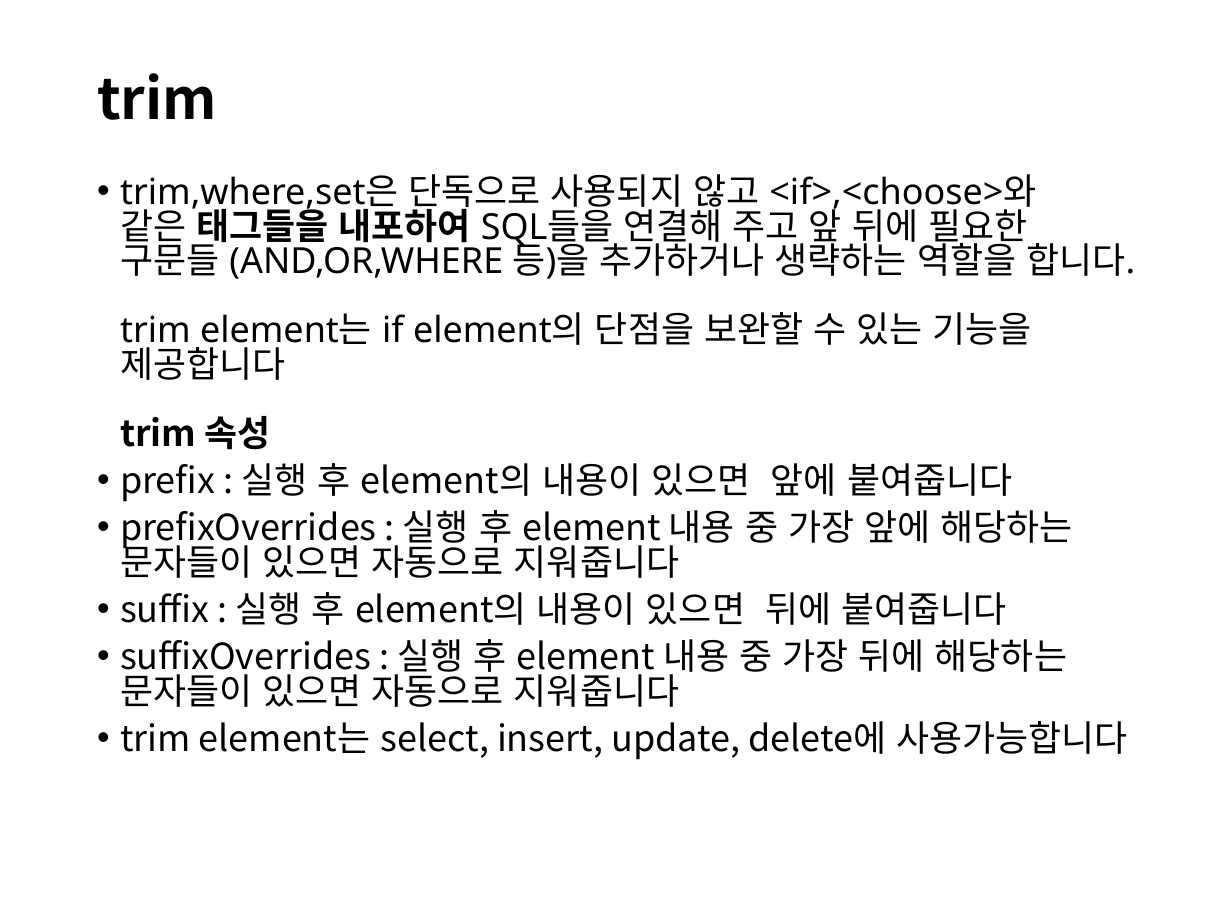
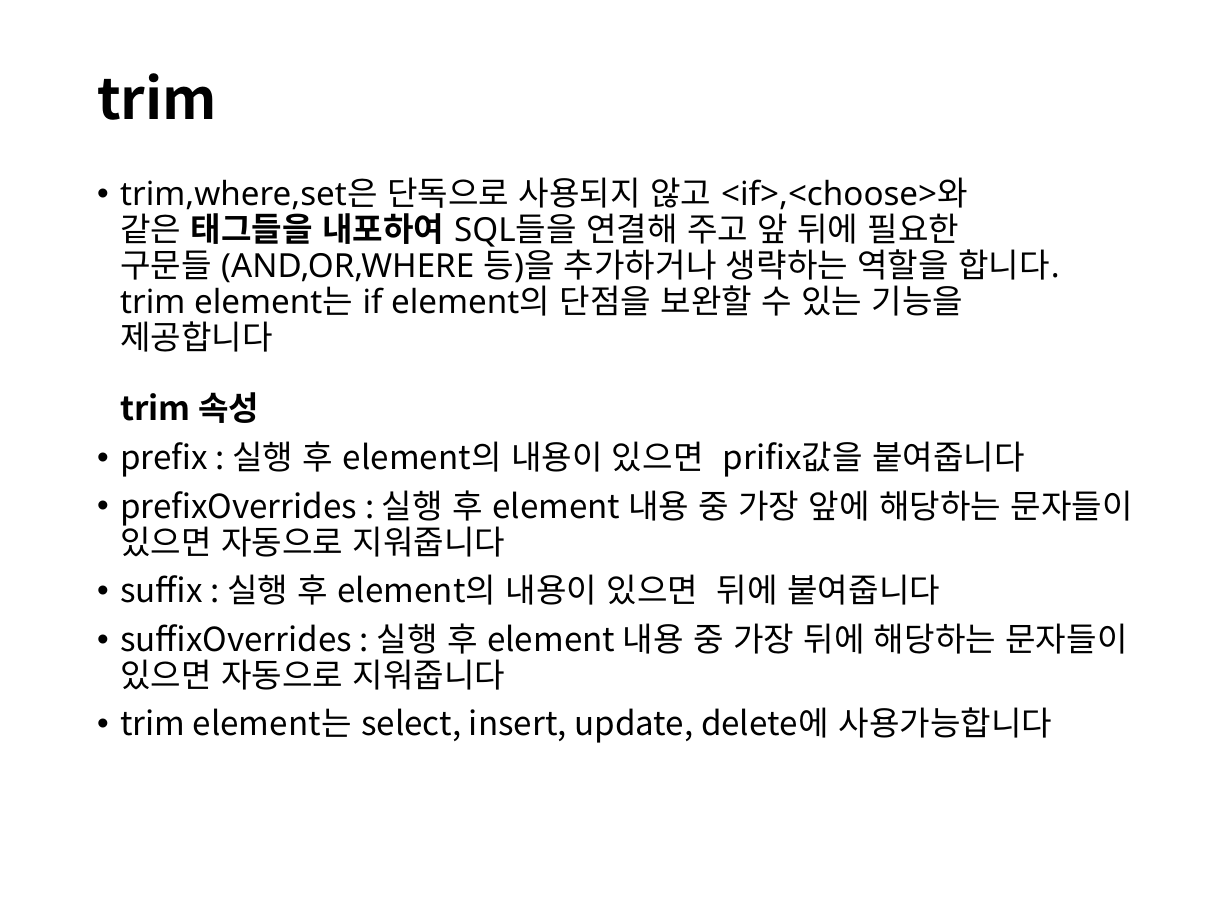
Before and after one commit to itrecipe/Web_Study_ez, a slide deck: slide 123 of spring - 학습자료/PART3.pptx. Drawn at 1232x924 pixels with LibreOffice and Linux fonts; fonts in the diff are those of the drawing. Boxes give left, top, right and bottom in pixels: in the first picture for what was removed or moved away, otherwise in the second. Text is boxed around its words. In the diff, an @@ line names an element or a change of style, - is before the commit and + after.

```diff
--- a/spring - 학습자료/PART3.pptx
+++ b/spring - 학습자료/PART3.pptx
@@ text at (x1=120, y1=177, x2=1133, y2=743): size 21 to 19.4 pt in "trim,where,set은 단독으로 사용되지 않고 <if>,<choose>와 같은 태그들을 ...", "prefixOverrides : 실행 후 element 내용 중 ...", "suffix : 실행 후 element의 내용이 있으면 ...", "suffixOverrides : 실행 후 element 내용 중 ..." and 1 more places; line spacing 0.8 to 0.9 @@
@@ text at (x1=120, y1=441, x2=1025, y2=477): text changed; size 21 to 19.4 pt @@
-• prefix : 실행 후 element의 내용이 있으면 앞에 붙여줍니다
+• prefix : 실행 후 element의 내용이 있으면 prifix값을 붙여줍니다
```
Also in this commit, not shown: 7 other slides changed.
